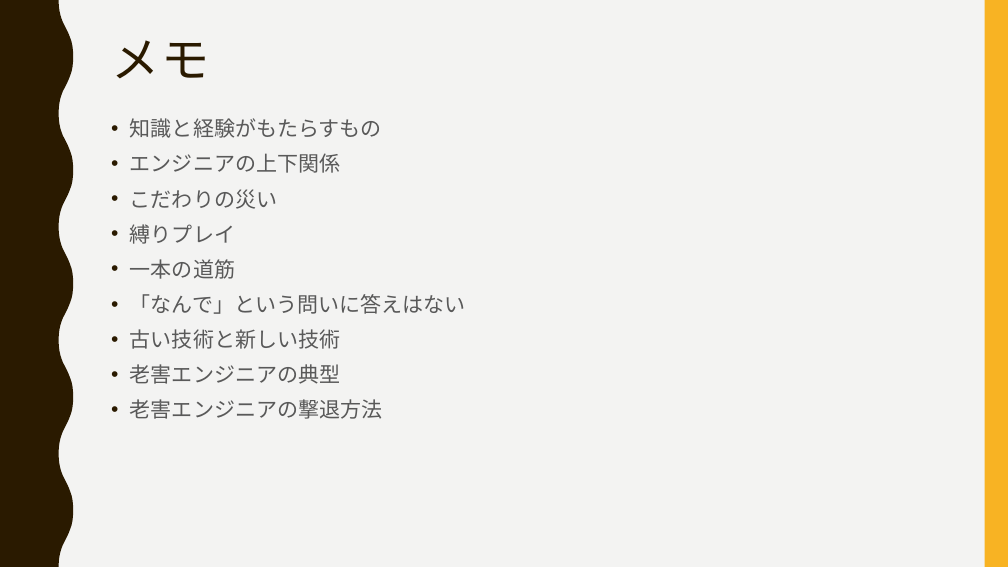
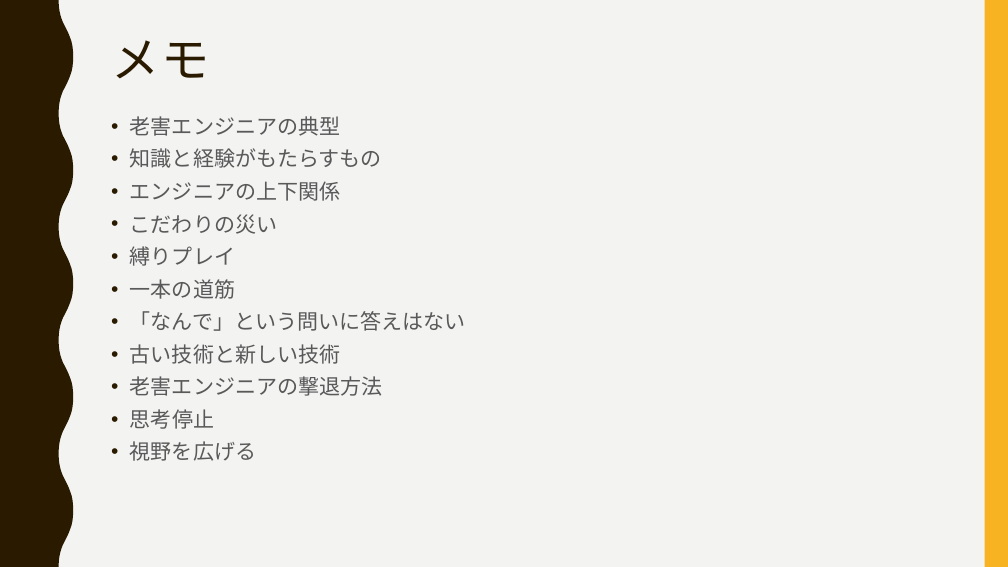
Before and after one commit to ssa-study/documents, a slide deck: slide 11 of HappyEngineer_part2.pptx (slide 5 before the commit). Drawn at 1008x567 pixels with LibreOffice and Linux fonts; fonts in the diff are those of the drawing. Boxes give left, top, right and bottom in pixels: in the first picture for what was removed or moved away, otherwise in the second. Text is boxed around its words. In the diff, an @@ line names an element or a change of style, - is before the commit and + after.

```diff
--- a/HappyEngineer_part2.pptx
+++ b/HappyEngineer_part2.pptx
@@ text at (130, 116, 340, 136): paragraph added @@
+• 老害エンジニアの典型
@@ text at (130, 148, 466, 396): line spacing 1.1 to 1 @@
@@ text at (130, 364, 340, 384): paragraph removed @@
-• 老害エンジニアの典型
@@ text at (130, 409, 256, 461): paragraphs added @@
+• 思考停止
+• 視野を広げる
```
Also in this commit, not shown: 3 other slides changed, 5 slides added, 1 slide removed, 1 other file.
